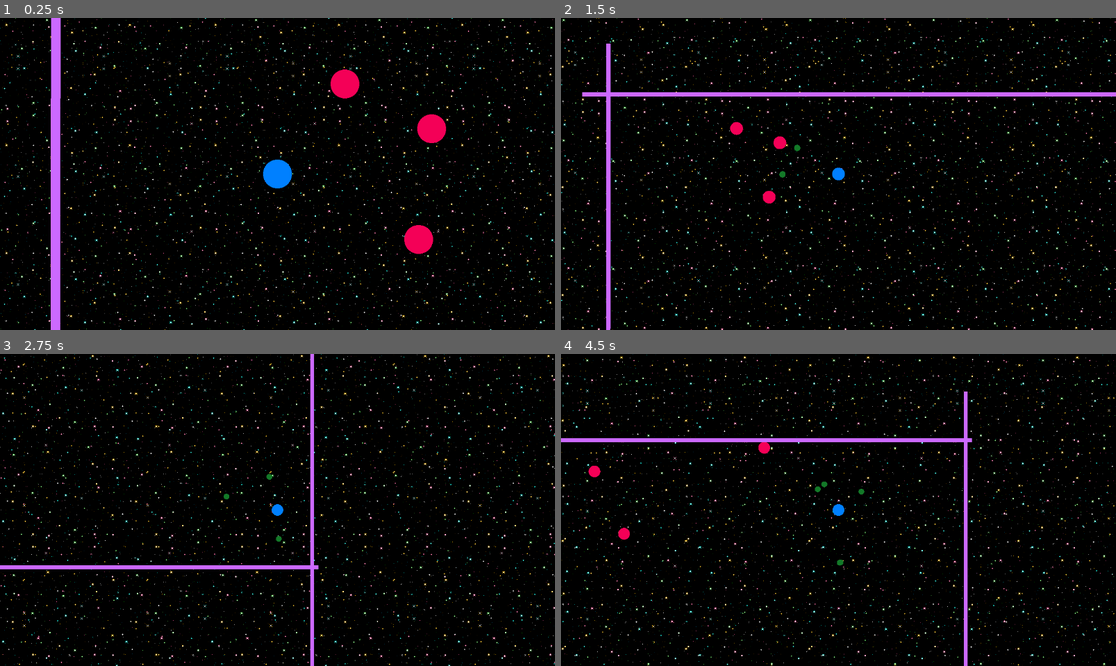
Above: before the commit, frames 1-4 (two rows, left to right).
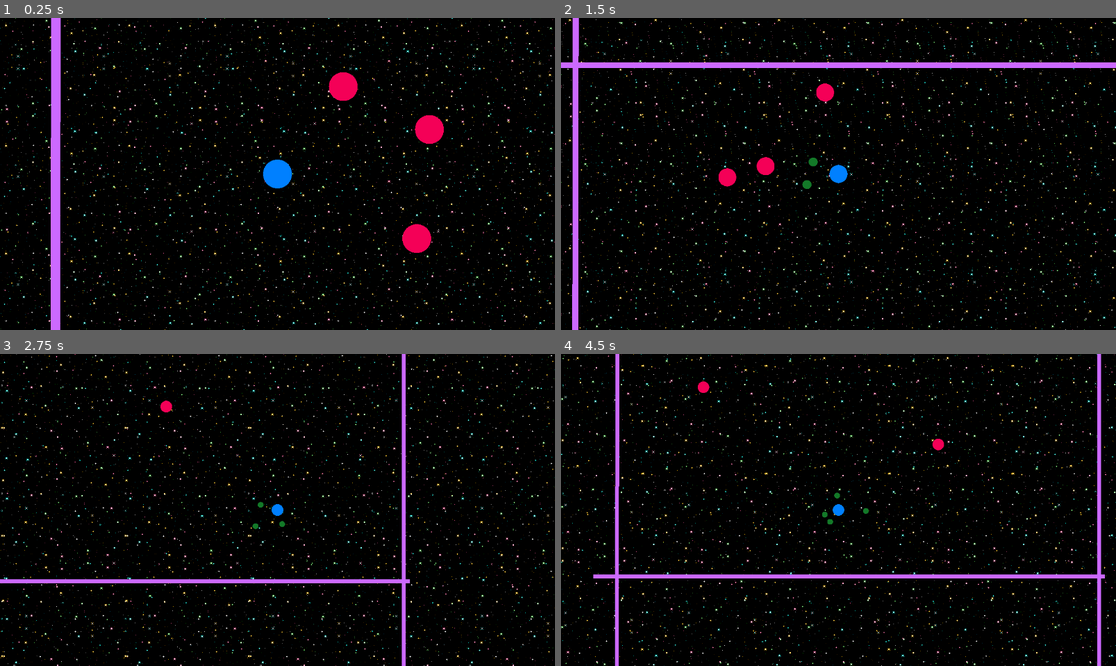
Above: after the commit, the same moments.

Repository: Neshri/godot-testing
Game: Godot game, scene res://main.tscn
Same seed, same stepped clock (60 frames per second), same inputs: the game is played once before the commit and once after it.
Inputs:
- Up to frame 1 (0.25 s): no input
- Up to frame 2 (1.5 s): tap Enter (ui_accept) at 0.5, 0.77 s; hold Right (ui_right) 0.53-1.28 s; hold Down (ui_down) from 1.28 s (still down)
- Up to frame 3 (2.75 s): tap Enter (ui_accept) at 1.52 s; release Down (ui_down) at 2.03 s; hold Right (ui_right) from 2.03 s (still down)
- Up to frame 4 (4.5 s): release Right (ui_right) at 2.78 s; hold Up (ui_up) 2.78-3.53 s; tap Enter (ui_accept) at 3.02, 3.77 s; hold Left (ui_left) from 3.53 s (still down)

The runs differ from the first frame. In frame 1, 1.4% of the frame differs, in the area x 0-100%, y 0-99%; in frame 2, 12%, in the area x 0-100%, y 0-100%; in frame 3, 9.6%; in frame 4, 11%.

Commit message:
MassTesting

Diff:
--- a/celestial_body.tscn
+++ b/celestial_body.tscn
@@ -1,12 +1,18 @@
-[gd_scene load_steps=4 format=3 uid="uid://7stbb8vwkrg6"]
+[gd_scene load_steps=5 format=3 uid="uid://7stbb8vwkrg6"]
 
 [ext_resource type="Script" uid="uid://5mtyt4e3cs54" path="res://celestial_body.gd" id="1_pbhp0"]
 [ext_resource type="Script" uid="uid://bv05yvc5vycgx" path="res://visuals.gd" id="1_vuvvy"]
+
+[sub_resource type="PhysicsMaterial" id="PhysicsMaterial_pbhp0"]
+friction = 0.5
+bounce = 1.0
 
 [sub_resource type="CircleShape2D" id="CircleShape2D_un7c2"]
 radius = 30.0167
 
 [node name="CelestialBody" type="RigidBody2D"]
+mass = 100.0
+physics_material_override = SubResource("PhysicsMaterial_pbhp0")
 script = ExtResource("1_pbhp0")
 
 [node name="CollisionShape2D" type="CollisionShape2D" parent="."]
--- a/orbital.tscn
+++ b/orbital.tscn
@@ -8,6 +8,8 @@
 
 [node name="Orbital" type="Area2D"]
 script = ExtResource("1_aa6px")
+mass = 100.0
+orbit_distance = 75.0
 stretch_factor = 0.9
 
 [node name="CollisionShape2D" type="CollisionShape2D" parent="."]
--- a/player.gd
+++ b/player.gd
@@ -5,7 +5,7 @@
 #==============================================================================
 
 @export_group("Player Control")
-@export var thrust_force: float = 1500.0
+@export var thrust_force: float = 1000000.0
 
 @export_group("Camera Control")
 @export var base_zoom: float = 1.0
--- a/player.tscn
+++ b/player.tscn
@@ -1,8 +1,12 @@
-[gd_scene load_steps=5 format=3 uid="uid://delfo4sj40jv5"]
+[gd_scene load_steps=6 format=3 uid="uid://delfo4sj40jv5"]
 
 [ext_resource type="Script" uid="uid://dcmpnaf8dpw80" path="res://player.gd" id="1_onrkg"]
 [ext_resource type="PackedScene" uid="uid://c4saafepeac37" path="res://orbital.tscn" id="2_i3pqv"]
 [ext_resource type="Script" uid="uid://bv05yvc5vycgx" path="res://visuals.gd" id="2_onrkg"]
+
+[sub_resource type="PhysicsMaterial" id="PhysicsMaterial_i3pqv"]
+friction = 0.6
+bounce = 1.0
 
 [sub_resource type="CircleShape2D" id="CircleShape2D_onrkg"]
 radius = 30.0
@@ -10,6 +14,8 @@
 [node name="PlayerRootNode" type="Node2D"]
 
 [node name="Player" type="RigidBody2D" parent="."]
+mass = 1000.0
+physics_material_override = SubResource("PhysicsMaterial_i3pqv")
 script = ExtResource("1_onrkg")
 orbital_type_1 = ExtResource("2_i3pqv")
 
